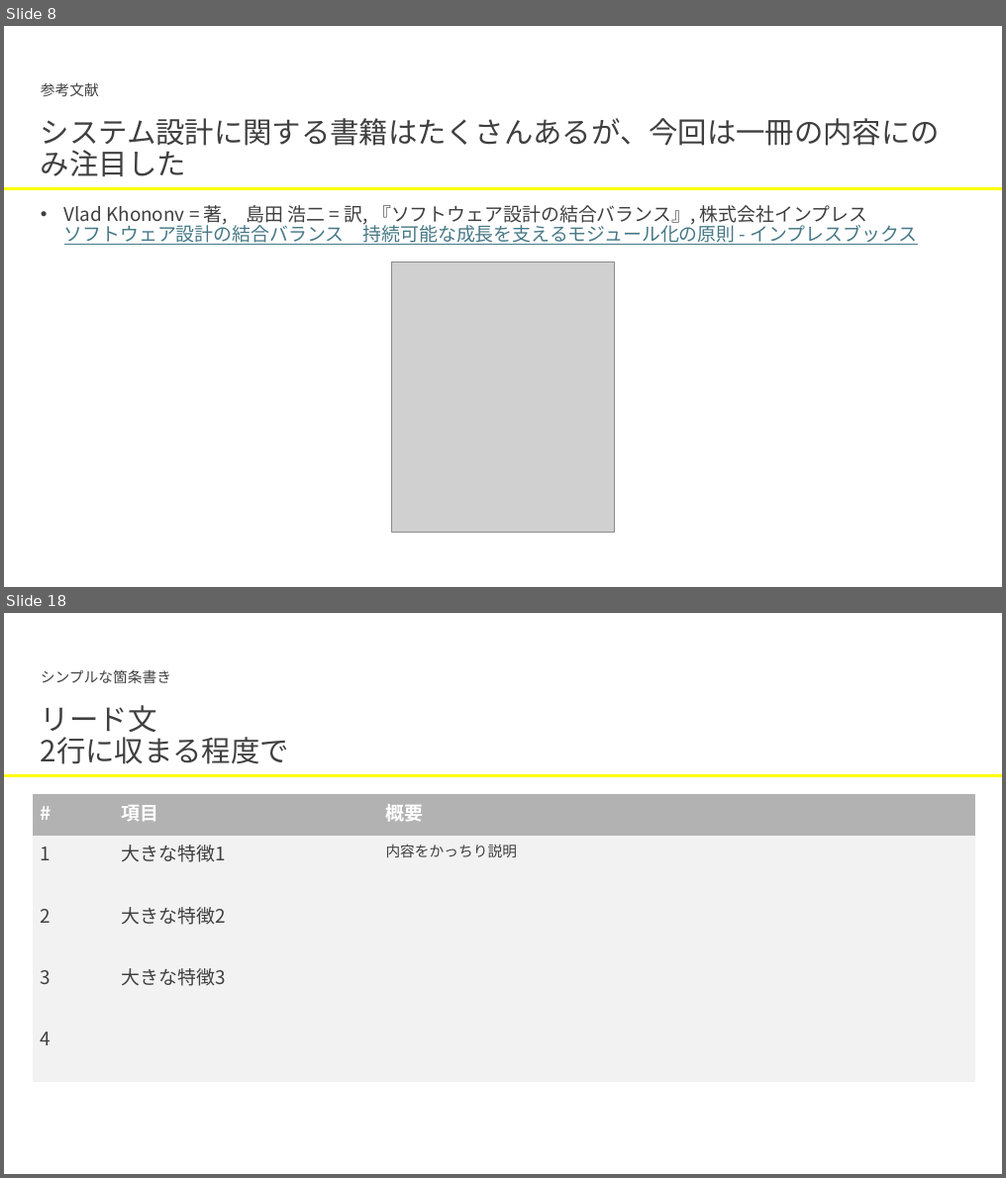
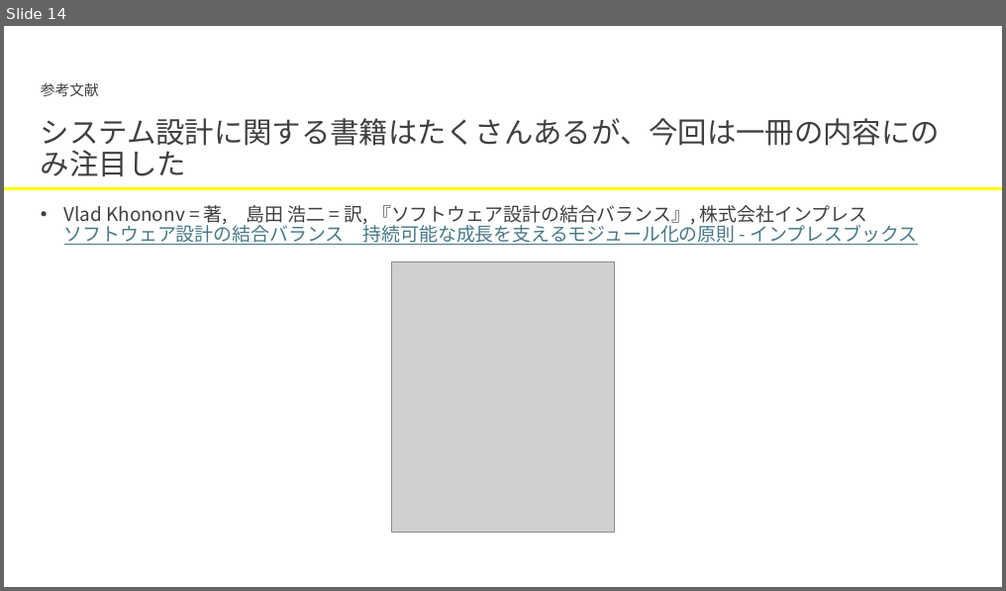
Before and after one commit to hiroki-pixel/tech_it_output_for_LT, a slide deck: Design/複雑性_5分類とそれぞれで可能な対処について.pptx. Shown one above the other, each under a label of ours: slides 8 and 18 before the commit, slide 14 after it; the slides between them are not shown. The pictures are 1006x1178 and 1006x591 pixels, drawn with LibreOffice and Linux fonts; fonts in the diff are those of the drawing; grey boxes stand for pictures. Boxes give left, top, right and bottom in pixels: in the first picture for what was removed or moved away, otherwise in the second. Text is boxed around its words. In the diff, an @@ line names an element or a change of style, - is before the commit and + after.

```diff
--- a/Design/複雑性_5分類とそれぞれで可能な対処について.pptx
+++ b/Design/複雑性_5分類とそれぞれで可能な対処について.pptx
@@ slide 18 removed at [4,613,1002,1174], background #FFFFFF @@
@@ text removed at [41,669,171,683] @@
-シンプルな箇条書き
@@ text removed at [41,705,289,764] @@
-リード文
-2行に収まる程度で
@@ line removed from (4, 776) to (1002, 776) @@
@@ table removed at [33,795,975,1050], 5 rows, 3 columns @@
-# | 項目 | 概要
-1 | 大きな特徴1 | 内容をかっちり説明
-2 | 大きな特徴2 | 
-3 | 大きな特徴3 | 
-4 |  | 
@@ what was slide 8 is now slide 14 @@
```
Also in this commit, not shown: 9 slides added, 19 other slides removed.
